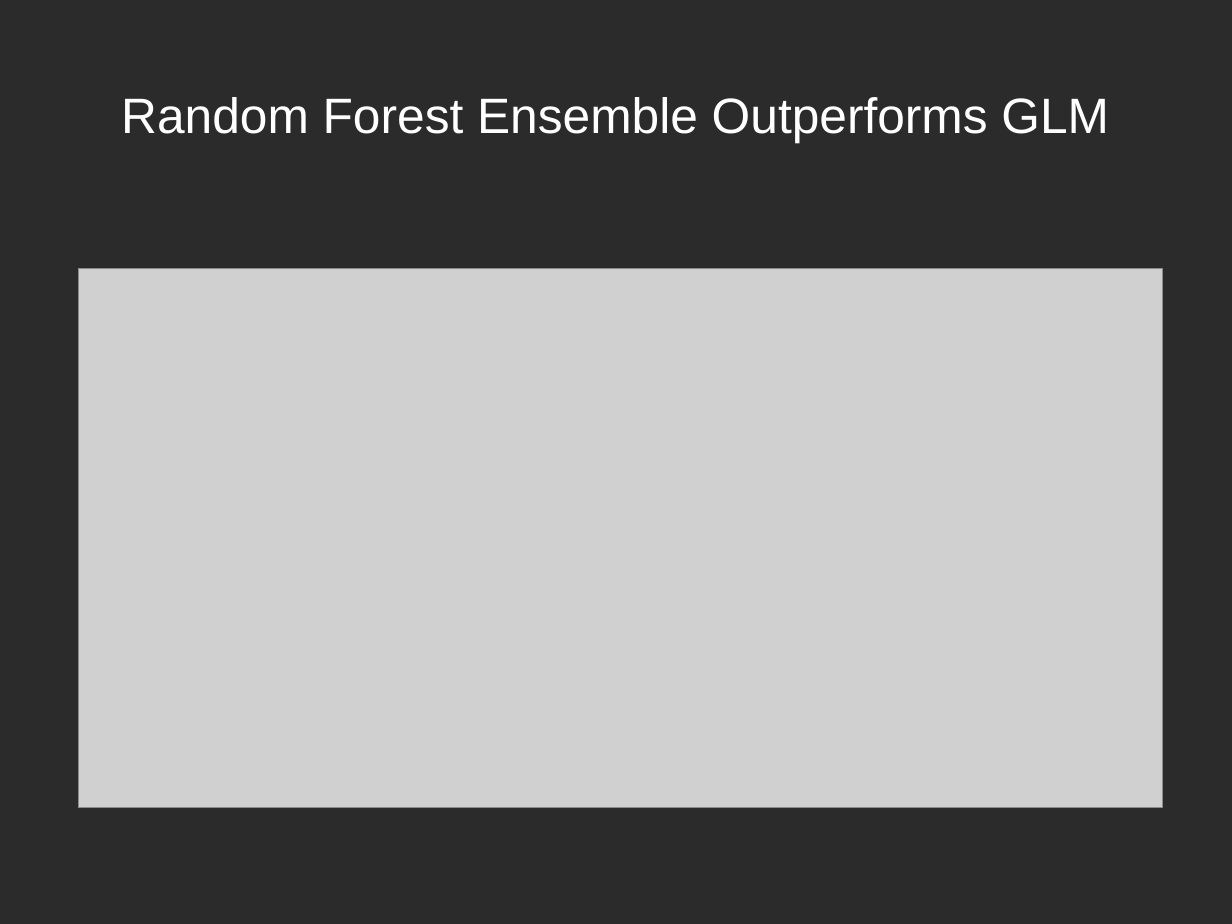
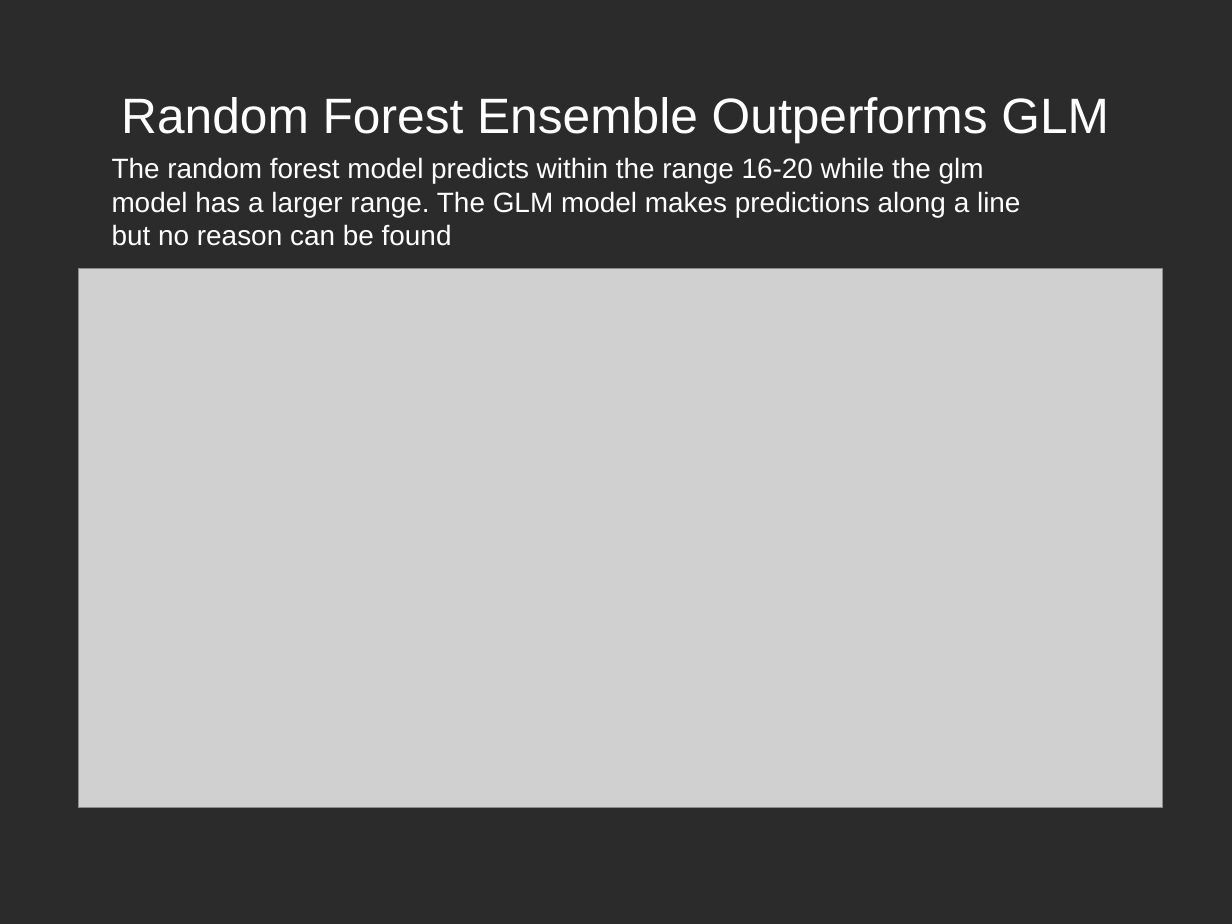
Before and after one commit to ksooklall/CUNY-SPS-Masters-DS, a slide deck: slide 15 of DATA_621/final/gstore_presentation.odp (slide 8 before the commit). Drawn at 1232x924 pixels with LibreOffice and Linux fonts; fonts in the diff are those of the drawing; grey boxes stand for pictures; background and template pictures are left out; a plain dark background stands for a picture behind light text. Boxes give left, top, right and bottom in pixels: in the first picture for what was removed or moved away, otherwise in the second. Text is boxed around its words. In the diff, an @@ line names an element or a change of style, - is before the commit and + after.

```diff
--- a/DATA_621/final/gstore_presentation.odp
+++ b/DATA_621/final/gstore_presentation.odp
@@ text added at bbox=[112, 157, 1020, 246], 18 pt, text #FFFFFF @@
+The random forest model predicts within the range 16-20 while the glm model has a larger range. The GLM model makes predictions along a line but no reason can be found
```
Also in this commit, not shown: 8 slides added, 2 other files.
